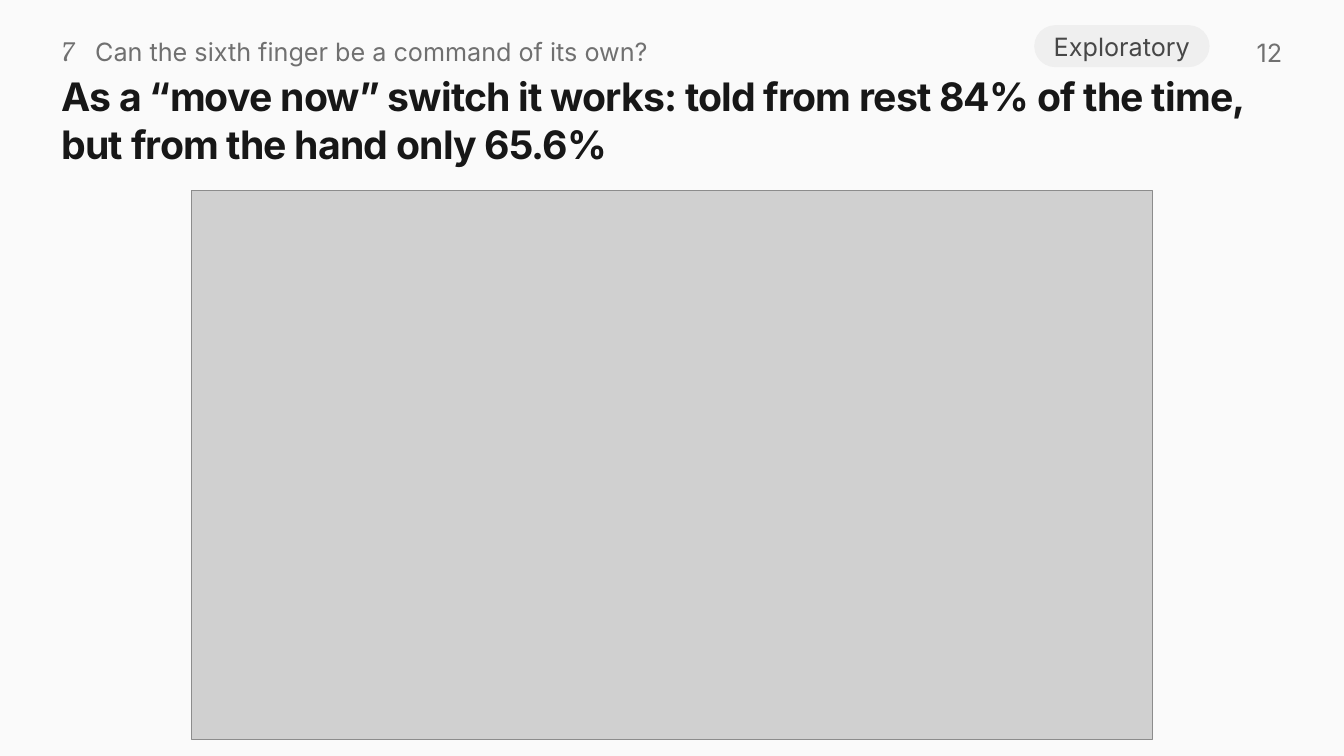
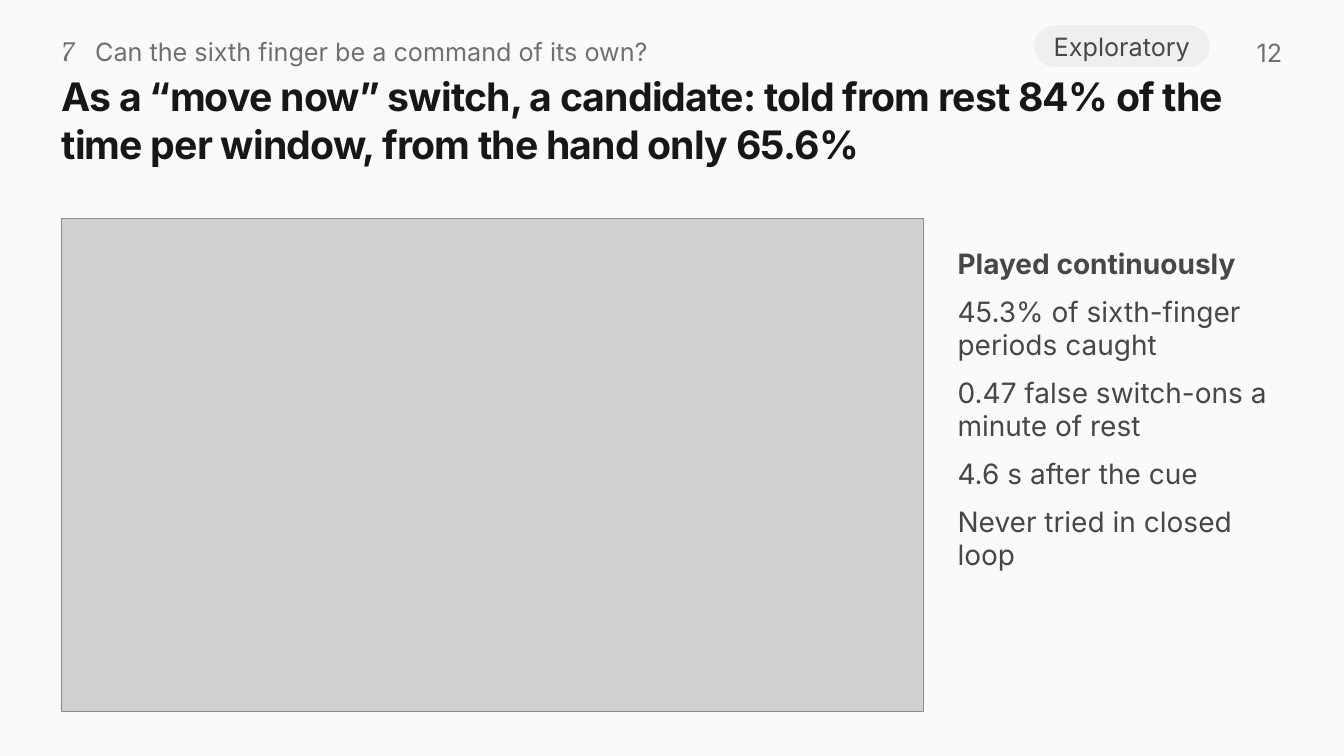
Before and after one commit to rajveeerr/sixth-finger-bci, a slide deck: slide 12 of report/slides/sixth-finger-bci.pptx. Drawn at 1344x756 pixels with LibreOffice and Linux fonts; fonts in the diff are those of the drawing; grey boxes stand for pictures. Boxes give left, top, right and bottom in pixels: in the first picture for what was removed or moved away, otherwise in the second. Text is boxed around its words. In the diff, an @@ line names an element or a change of style, - is before the commit and + after.

```diff
--- a/report/slides/sixth-finger-bci.pptx
+++ b/report/slides/sixth-finger-bci.pptx
@@ title at (62, 81, 1224, 167): text changed @@
-As a “move now” switch it works: told from rest 84% of the time, but from the hand only 65.6%
+As a “move now” switch, a candidate: told from rest 84% of the time per window, from the hand only 65.6%
@@ picture: place and size @@
-picture at (192, 191, 1152, 739)
+picture at (62, 219, 925, 712)
@@ text added at (958, 252, 1267, 571), 20 pt, text #474747 @@
+Played continuously
+45.3% of sixth-finger periods caught
+0.47 false switch-ons a minute of rest
+4.6 s after the cue
+Never tried in closed loop
```
Also in this commit, not shown: 10 other slides changed, 2 other files.
